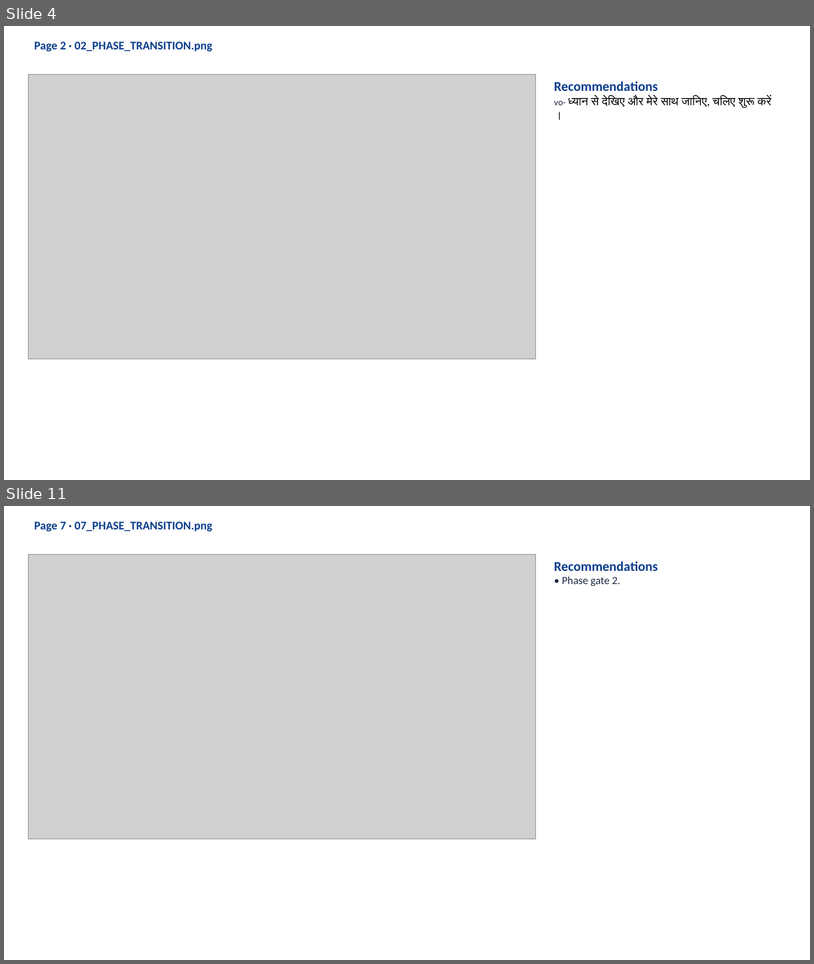
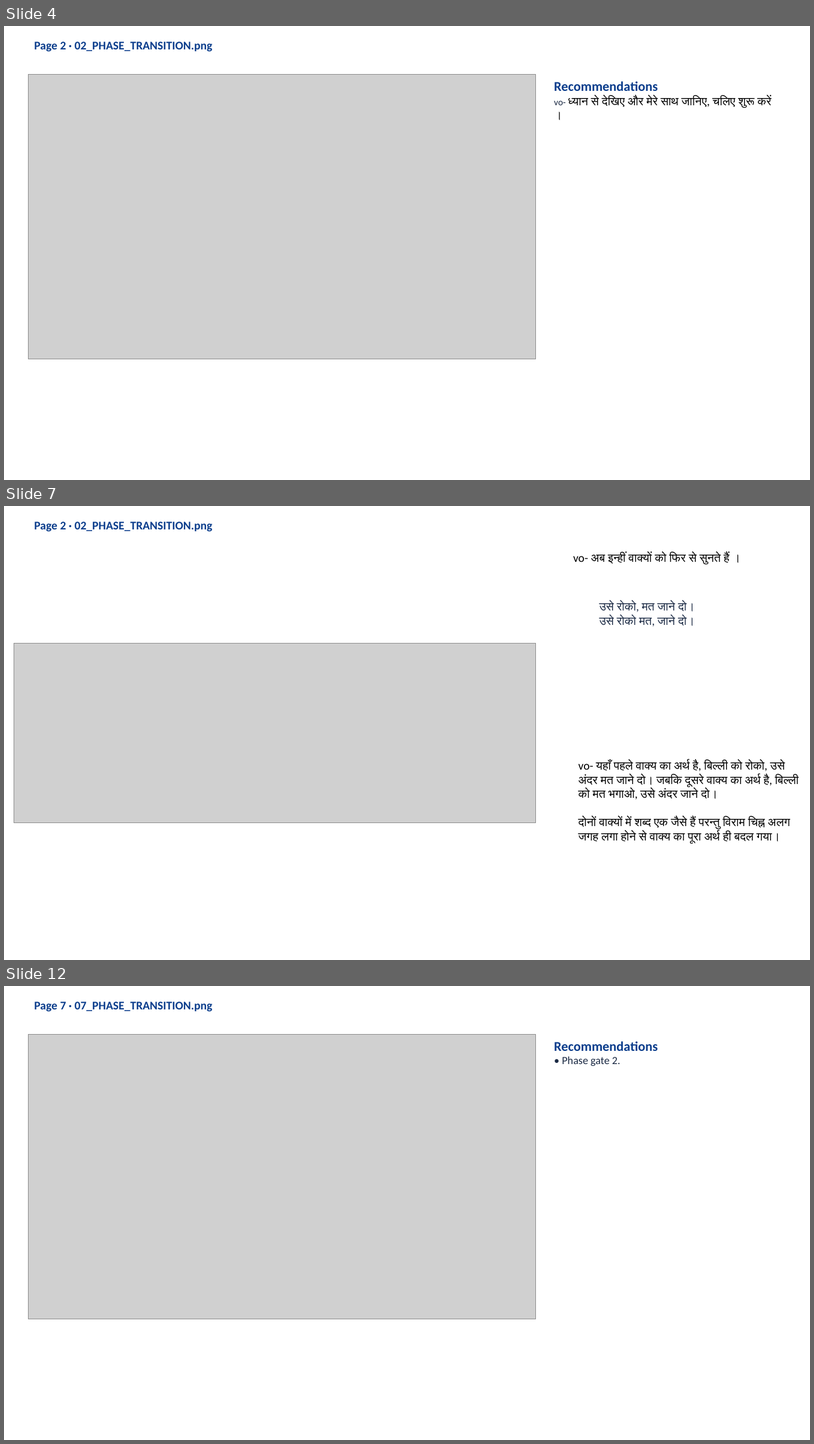
Before and after one commit to 25606mohnish2020-commits/HI02H12_L01_S01, a slide deck: HI02H12_L01_S01_dist-20261019T060950Z-1-001/HI02H12_L01_S01_dist/HI02H12_L01_S01_review.pptx. Shown one above the other, each under a label of ours: slides 4 and 11 before the commit, slides 4, 7 and 12 after it; the slides between them are not shown. The pictures are 814x964 and 814x1444 pixels, drawn with LibreOffice and Linux fonts; fonts in the diff are those of the drawing; grey boxes stand for pictures. Boxes give left, top, right and bottom in pixels: in the first picture for what was removed or moved away, otherwise in the second. Text is boxed around its words. In the diff, an @@ line names an element or a change of style, - is before the commit and + after.

```diff
--- a/HI02H12_L01_S01_dist-20261019T060950Z-1-001/HI02H12_L01_S01_dist/HI02H12_L01_S01_review.pptx
+++ b/HI02H12_L01_S01_dist-20261019T060950Z-1-001/HI02H12_L01_S01_dist/HI02H12_L01_S01_review.pptx
@@ slide 7 added at (4, 506, 810, 960), background #FFFFFF @@
@@ text added at (34, 522, 213, 532), 14 pt, text #0B3D8C, bold @@
+Page 2 · 02_PHASE_TRANSITION.png
@@ text added at (573, 552, 731, 565), 14 pt, text #000000 @@
+vo- अब इन्हीं वाक्यों को फिर से सुनते हैं ।
@@ text added at (600, 601, 695, 626), 14 pt, text #1B2A44 @@
+उसे रोको, मत जाने दो।
+उसे रोको मत, जाने दो।
@@ picture added at (14, 643, 536, 822) @@
@@ text added at (579, 760, 800, 844), 14 pt, text #000000 @@
+vo- यहाँ पहले वाक्य का अर्थ है, बिल्ली को रोको, उसे अंदर मत जाने दो। जबकि दूसरे वाक्य का अर्थ है, बिल्ली को मत भगाओ, उसे अंदर जाने दो।
+दोनों वाक्यों में शब्द एक जैसे हैं परन्तु विराम चिह्न अलग जगह लगा होने से वाक्य का पूरा अर्थ ही बदल गया।
@@ what was slide 11 is now slide 12 @@
```
Also in this commit, not shown: 15 slides changed, 1 other slide added, 1 slide removed, 1 other file.
